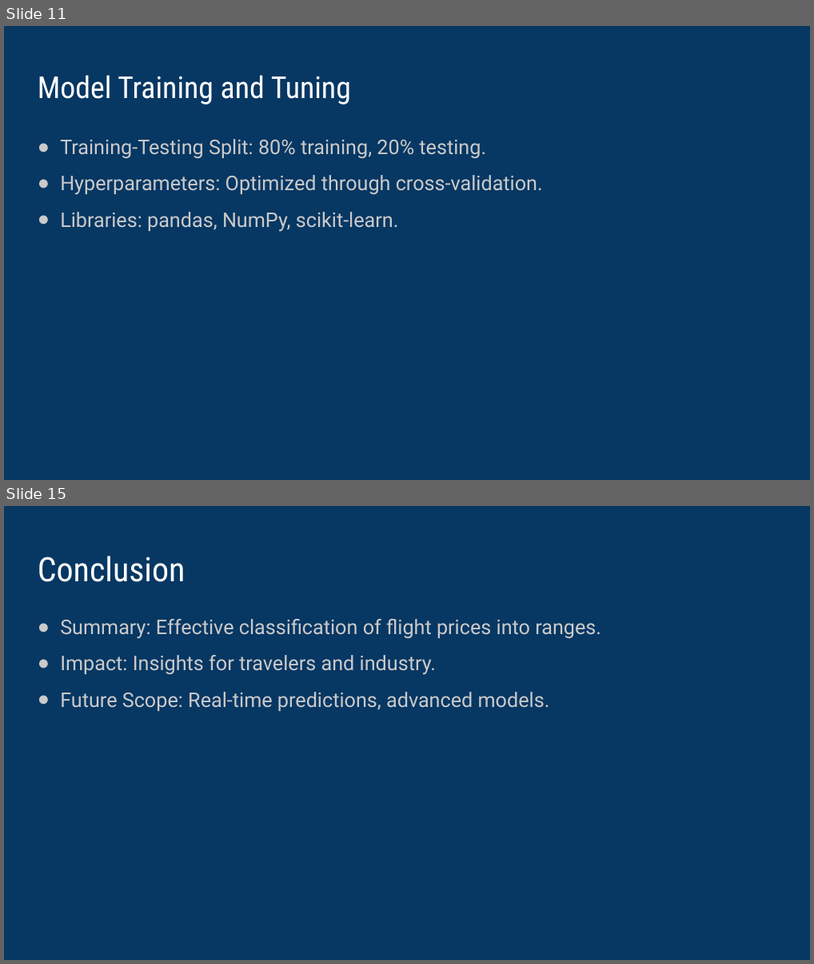
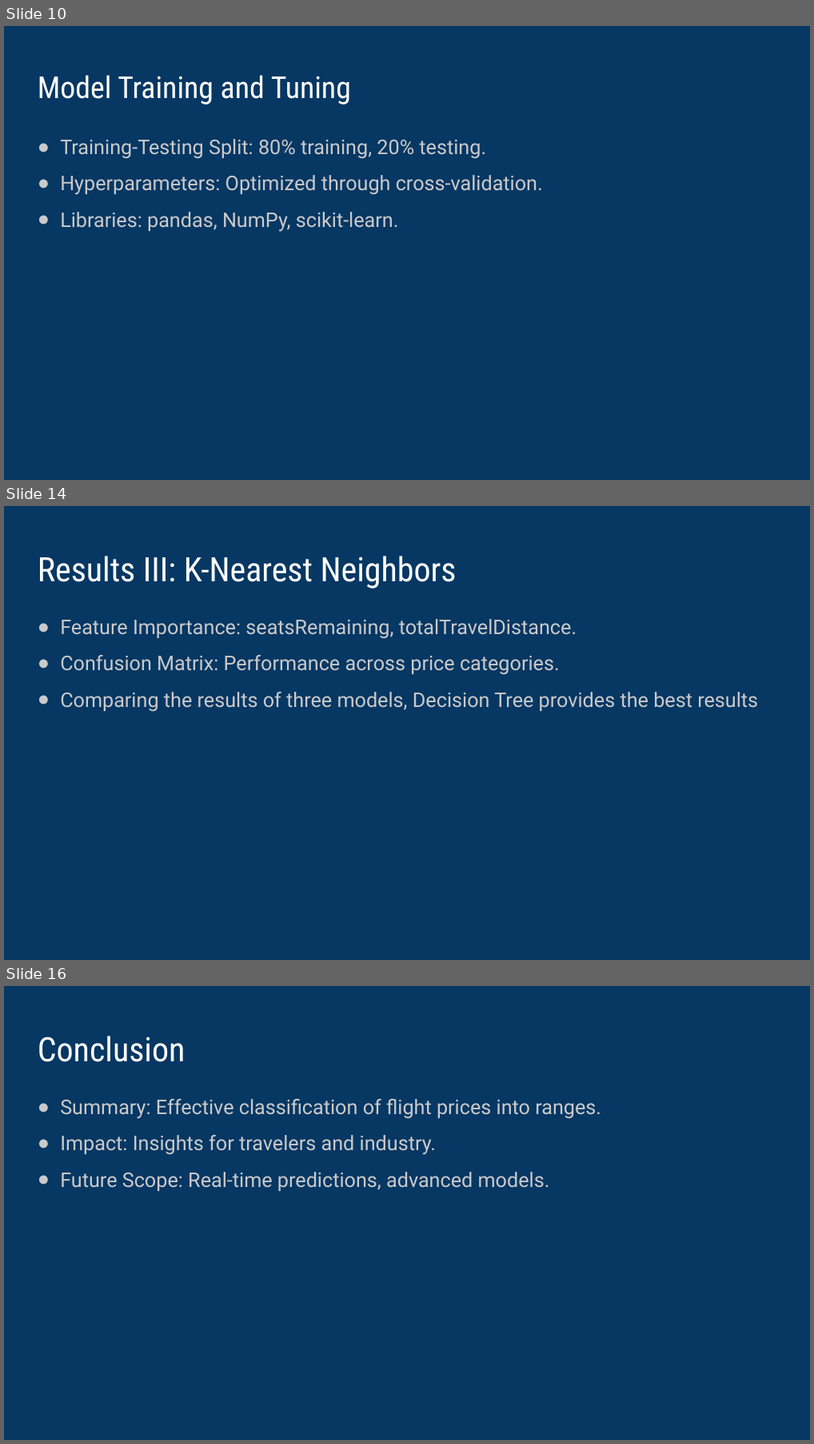
Before and after one commit to vipvivek15/CMPE_255_Final_Project, a slide deck: Final_presentation.pptx. Shown one above the other, each under a label of ours: slides 11 and 15 before the commit, slides 10, 14 and 16 after it; the slides between them are not shown. The pictures are 814x964 and 814x1444 pixels, drawn with LibreOffice and Linux fonts; fonts in the diff are those of the drawing. Boxes give left, top, right and bottom in pixels: in the first picture for what was removed or moved away, otherwise in the second. Text is boxed around its words. In the diff, an @@ line names an element or a change of style, - is before the commit and + after.

```diff
--- a/Final_presentation.pptx
+++ b/Final_presentation.pptx
@@ slide 14 added at bbox=[4, 506, 810, 960], background #073763 @@
@@ title added at bbox=[38, 556, 457, 588], 40 pt, text #FFFFFF @@
+Results III: K-Nearest Neighbors
@@ text added at bbox=[60, 619, 758, 712], 24 pt, text #CACACA @@
+● Feature Importance: seatsRemaining, totalTravelDistance.
+● Confusion Matrix: Performance across price categories.
+● Comparing the results of three models, Decision Tree provides the best results
@@ what was slide 11 is now slide 10 @@
@@ what was slide 15 is now slide 16 @@
```
Also in this commit, not shown: 12 slides changed, 1 other slide added, 1 slide removed.
